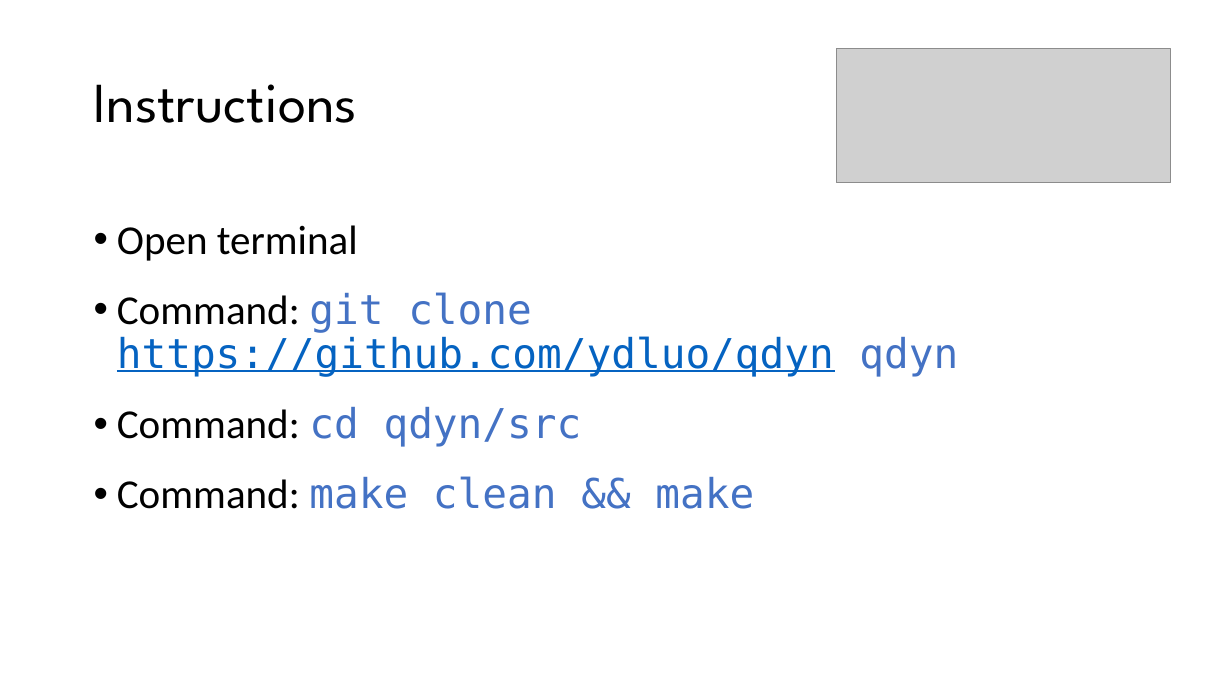
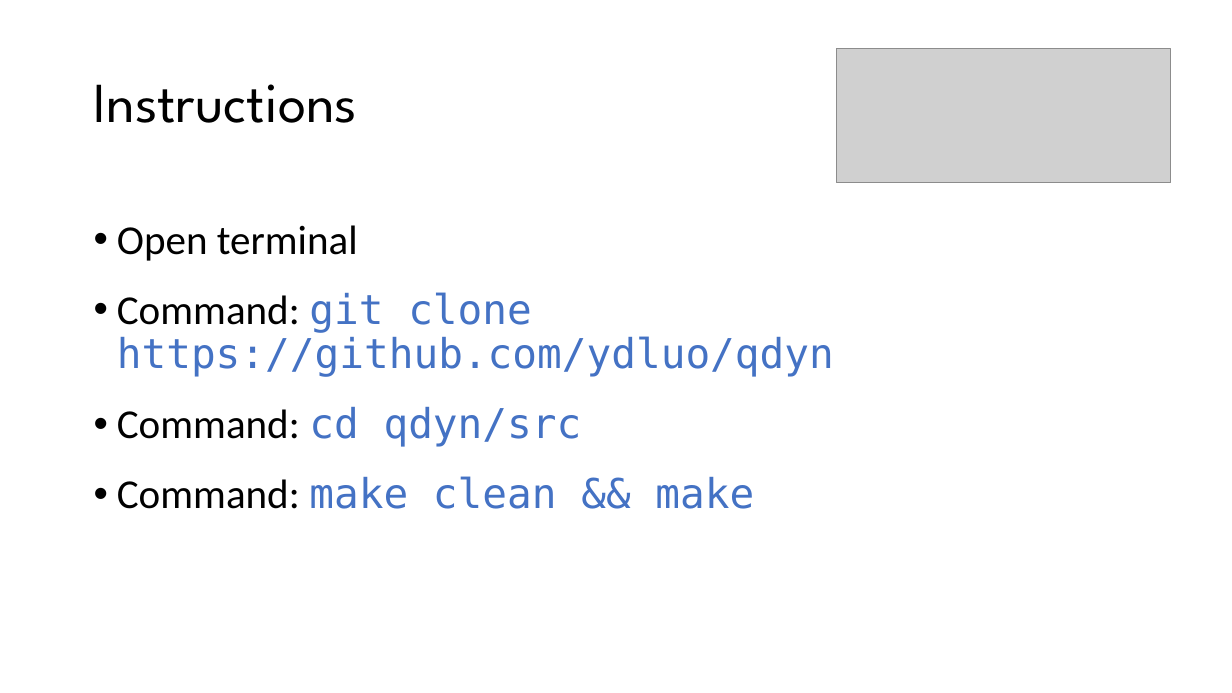
Before and after one commit to martijnende/ICTP_EQ_tutorials, a slide deck: slide 2 of QDYN/wrapper.pptx. Drawn at 1232x693 pixels with LibreOffice and Linux fonts; fonts in the diff are those of the drawing; grey boxes stand for pictures. Boxes give left, top, right and bottom in pixels: in the first picture for what was removed or moved away, otherwise in the second. Text is boxed around its words. In the diff, an @@ line names an element or a change of style, - is before the commit and + after.

```diff
--- a/QDYN/wrapper.pptx
+++ b/QDYN/wrapper.pptx
@@ text at (117,292,834,377): text changed; text colour #0563C1 to #4472C4 @@
-• Command: git clone https://github.com/ydluo/qdyn qdyn
+• Command: git clone https://github.com/ydluo/qdyn
```
Also in this commit, not shown: 1 other slide changed, 15 other files.
